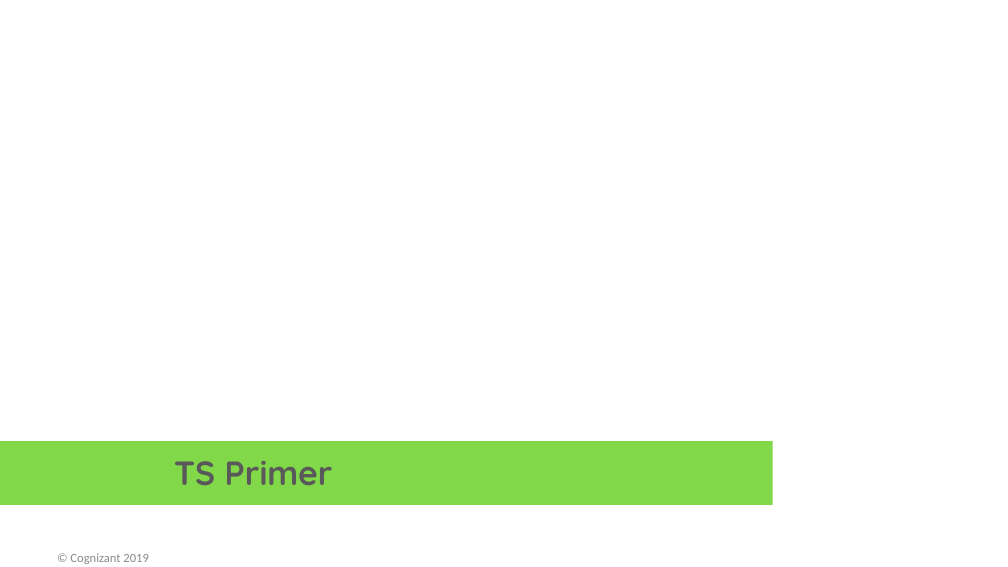
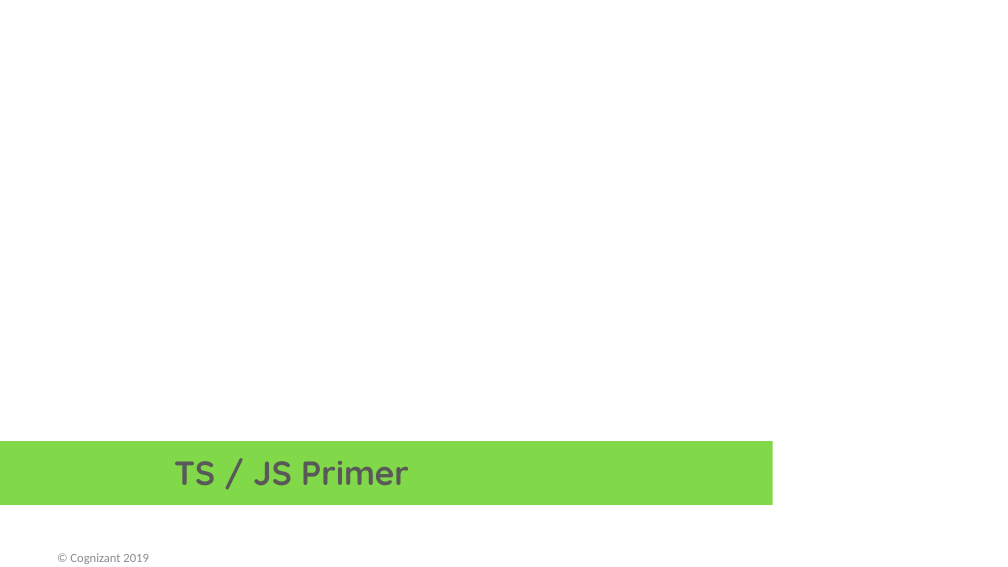
Before and after one commit to davembrownx/PowerPoint-Decks, a slide deck: slide 4 of Angular 8 Day 2 Basic Concepts and Binding.pptx. Drawn at 1008x567 pixels with LibreOffice and Linux fonts; fonts in the diff are those of the drawing; background and template pictures are left out. Boxes give left, top, right and bottom in pixels: in the first picture for what was removed or moved away, otherwise in the second. Text is boxed around its words. In the diff, an @@ line names an element or a change of style, - is before the commit and + after.

```diff
--- a/Angular 8 Day 2 Basic Concepts and Binding.pptx
+++ b/Angular 8 Day 2 Basic Concepts and Binding.pptx
@@ text at (174,461,409,486): text changed @@
-  TS Primer
+  TS / JS Primer
```
Also in this commit, not shown: 8 other slides changed, 5 slides added, 2 slides removed.
